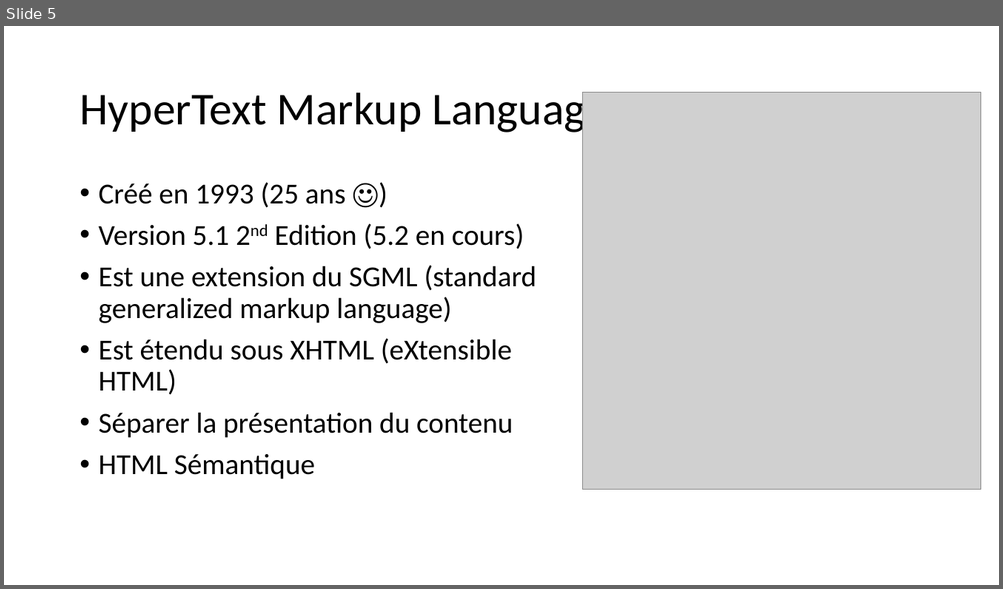
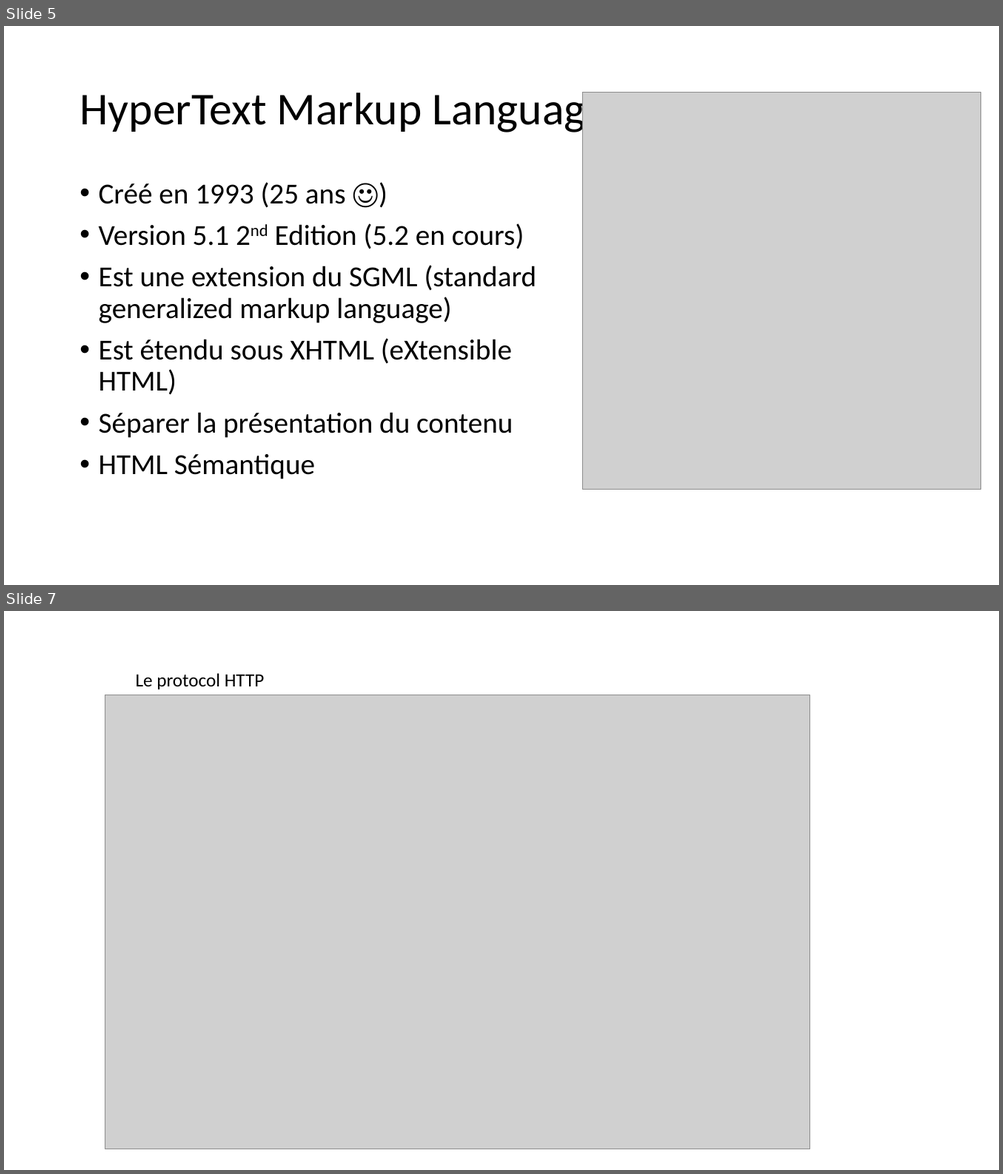
Before and after one commit to fragmatyc/SAAQ, a slide deck: HTML/1. Présentation/Cours HTML - v1.0.pptx. Shown one above the other, each under a label of ours: slide 5 before the commit, slides 5 and 7 after it; the slides between them are not shown. The pictures are 1003x589 and 1003x1174 pixels, drawn with LibreOffice and Linux fonts; fonts in the diff are those of the drawing; grey boxes stand for pictures. Boxes give left, top, right and bottom in pixels: in the first picture for what was removed or moved away, otherwise in the second. Text is boxed around its words. In the diff, an @@ line names an element or a change of style, - is before the commit and + after.

```diff
--- a/HTML/1. Présentation/Cours HTML - v1.0.pptx
+++ b/HTML/1. Présentation/Cours HTML - v1.0.pptx
@@ slide 7 added at (4,611,999,1170), background #FFFFFF @@
@@ text added at (136,673,264,689), 18 pt, text #000000 @@
+Le protocol HTTP
@@ picture added at (105,695,810,1149) @@
```
Also in this commit, not shown: 1 slide changed, 2 other slides added, 4 other files.
